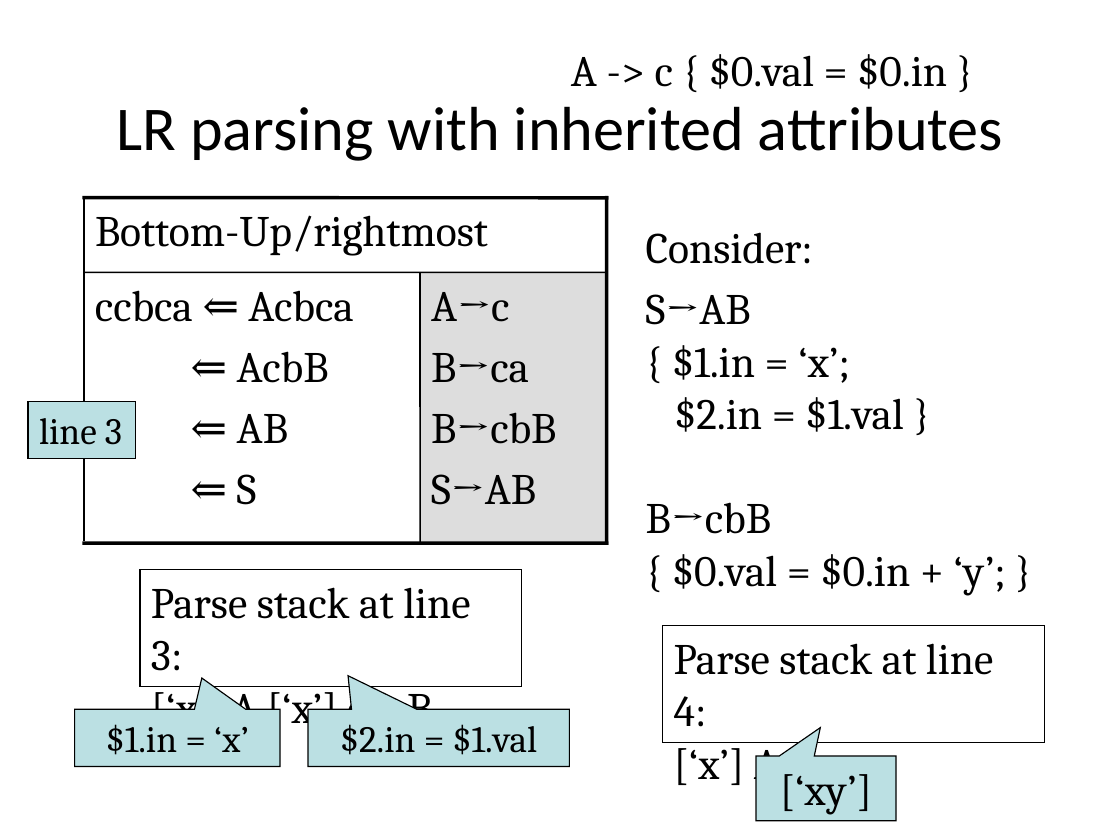
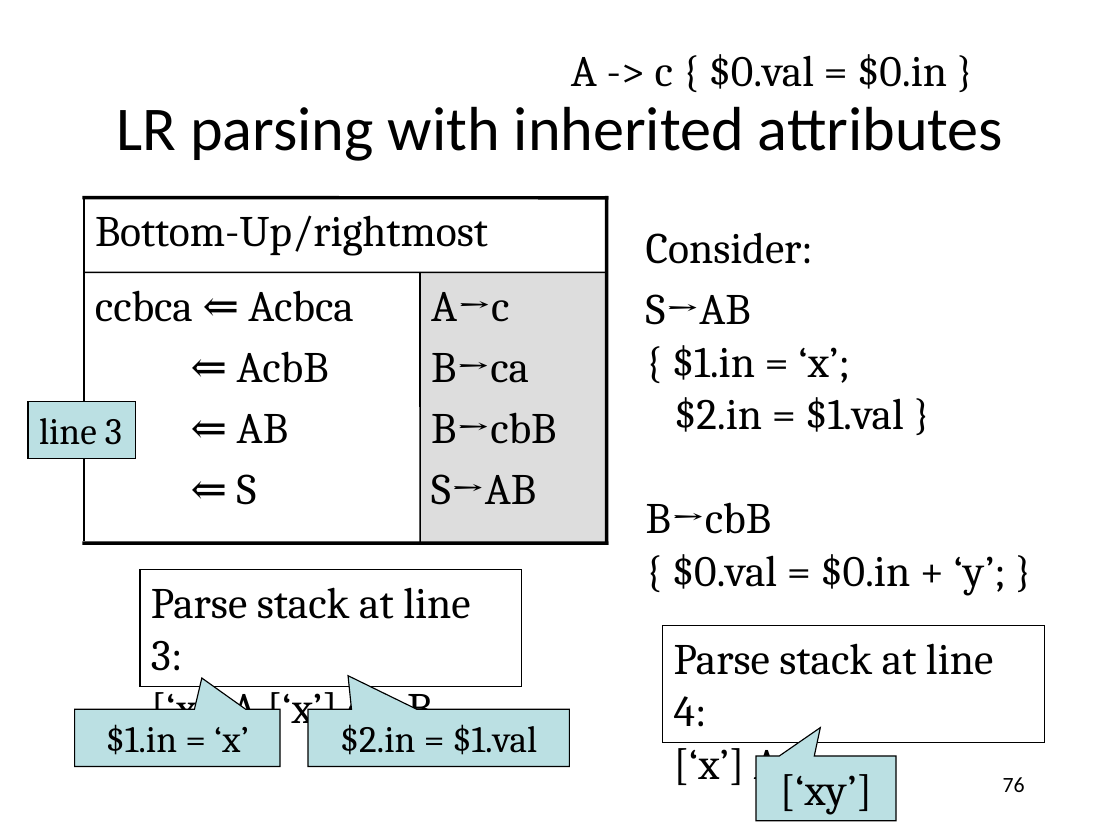
Before and after one commit to anoopsarkar/compilers-class, a slide deck: slide 76 of assets/ppt/parsing/sdt.pptx. Drawn at 1120x840 pixels with LibreOffice and Linux fonts; fonts in the diff are those of the drawing. Boxes give left, top, right and bottom in pixels: in the first picture for what was removed or moved away, otherwise in the second. Text is boxed around its words. In the diff, an @@ line names an element or a change of style, - is before the commit and + after.

```diff
--- a/assets/ppt/parsing/sdt.pptx
+++ b/assets/ppt/parsing/sdt.pptx
@@ page number added at [1003, 777, 1025, 792], 14 pt, text #000000 @@
+76
```
Also in this commit, not shown: 75 other slides changed, 8 other files.
